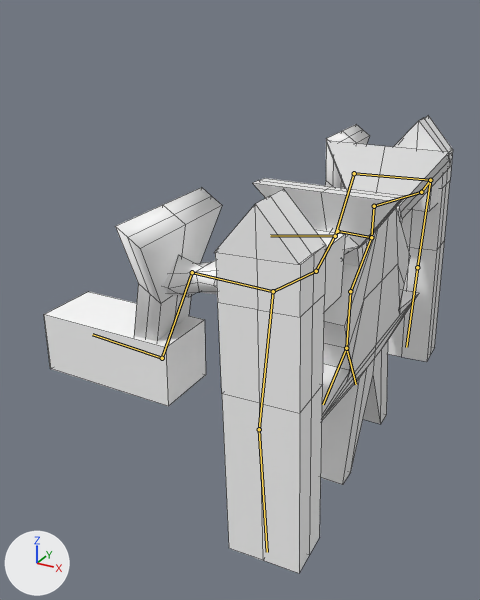
A saved change to the FBX model Resources/enemybeside/enemybeside.fbx.
Rendered twice from a camera (50 mm lens) standing at (3.11, -9.35, 6.49) and looking at (-1.67, -0.67, 2.14). Every picture has the same lights, and +X, +Y and +Z are marked at lower left. The bones that bend it are drawn over the model as lines. Mesh edges are drawn as thin lines.

Names of what the first picture shows: '立方体.006_立方体.015'.
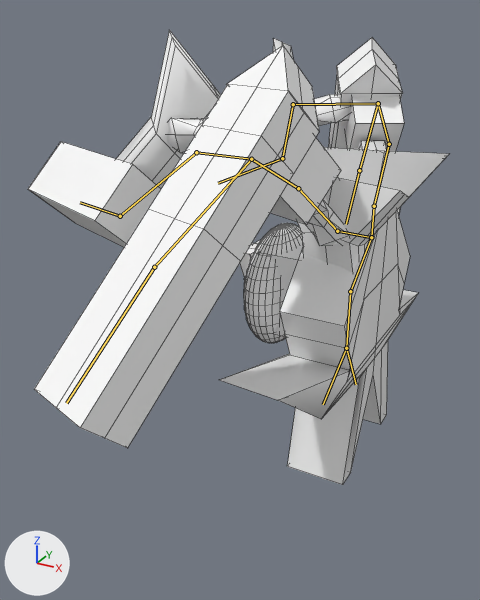
The newer file adds an action. The first version stands in its rest pose; the second is drawn at frame 10 of the action 'アーマチュア|アーマチュア|アーマチュア|アーマチュア|アー'.

Boxes (x1, y1, x2, y2) around the edits, measured in the pictures (480 x 600 px):
'立方体.006_立方体.015', posed
    before: (44, 116, 453, 573)
    after: (28, 30, 449, 485)
bone 'Bone.006', root to tip
    before: (337, 231) to (316, 271)
    after: (337, 231) to (298, 188)
bone 'Bone.011', root to tip
    before: (374, 206) to (421, 192)
    after: (374, 206) to (389, 144)
bone 'Bone.019', root to tip
    before: (354, 173) to (335, 236)
    after: (293, 104) to (282, 158)

The change in detail:
Bone 'Bone.006' (bone_bone_006) turns from (0, 0, 0) to (-42, -5, 26) degrees about its own x, y and z.
Bone 'Bone.011' (bone_bone_011) turns from (0, 0, 0) to (36, 9, 32) degrees about its own x, y and z.
Bone 'Bone.019' (bone_bone_019) turns from (0, 0, 0) to (-8, 0, 0) degrees about its own x, y and z.
